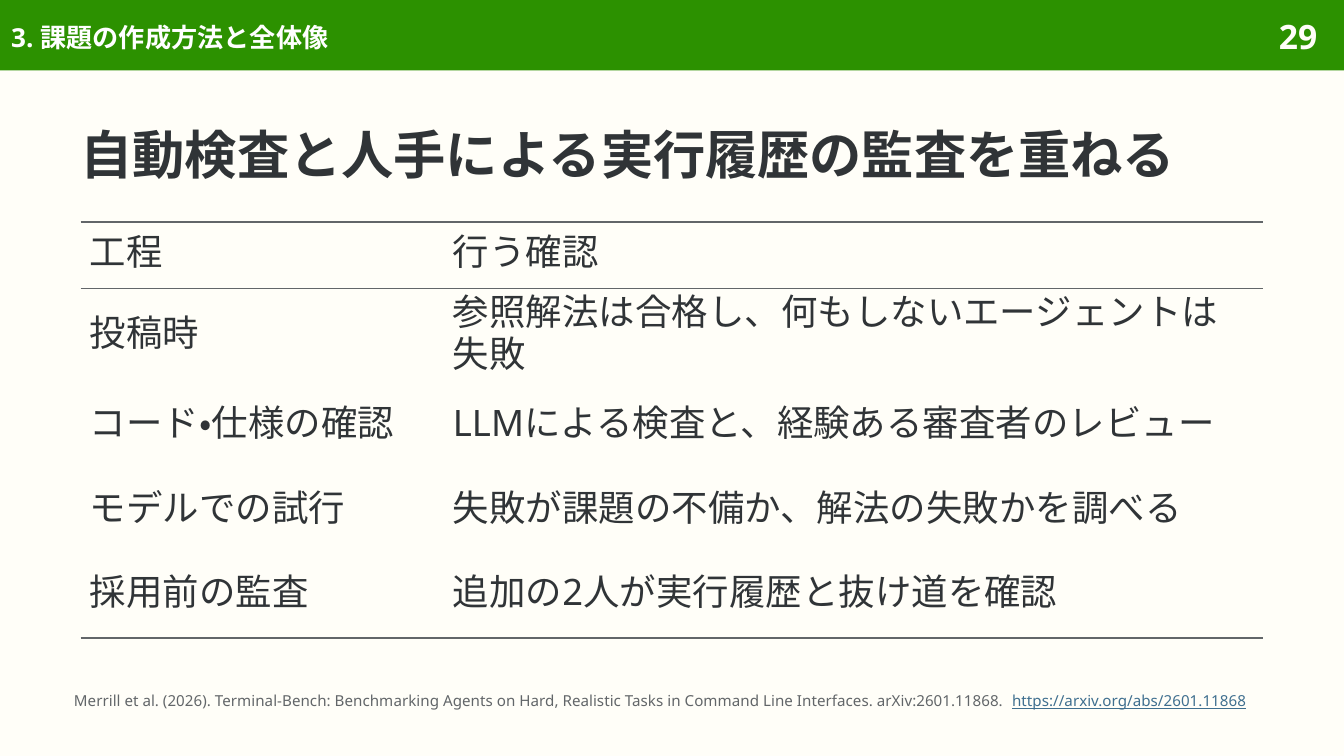
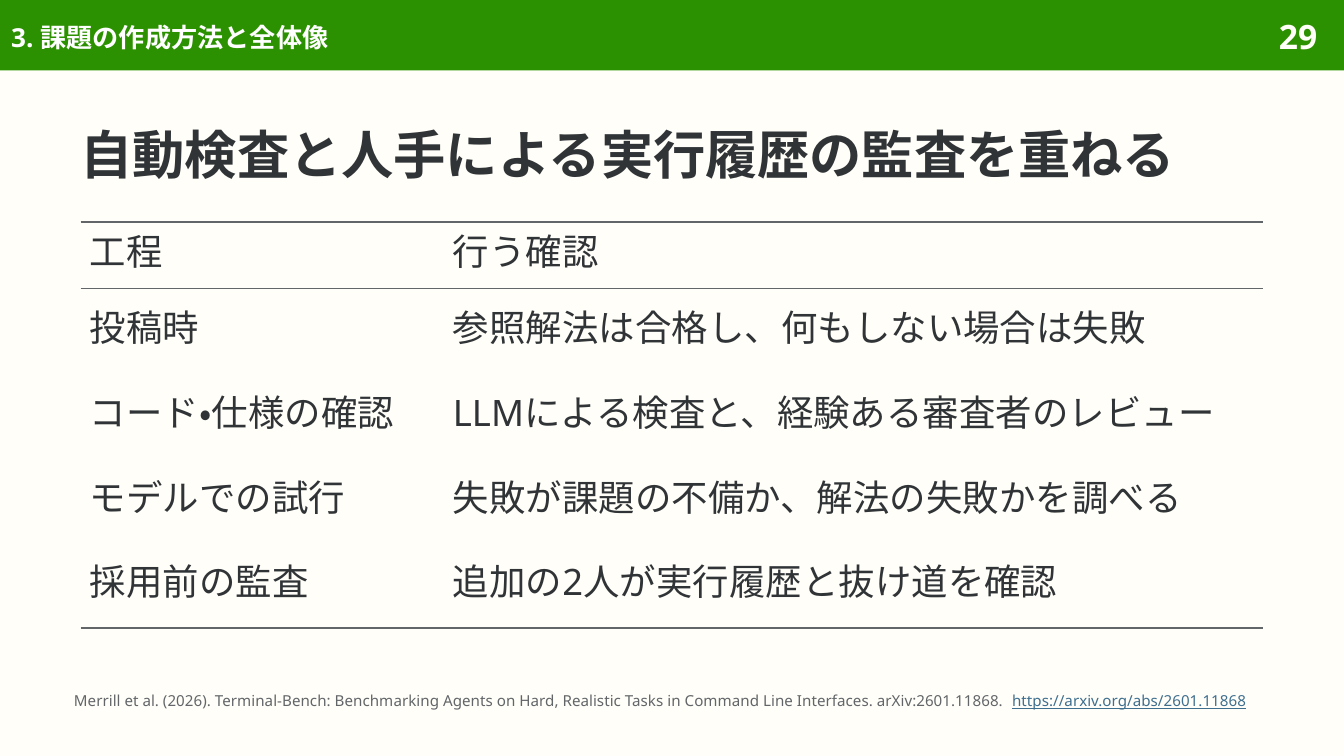
Before and after one commit to sasakiy84/datasets-in-10-minutes, a slide deck: slide 29 of slides/datasets-in-10-minutes-terminal-bench.pptx. Drawn at 1344x756 pixels with LibreOffice and Linux fonts; fonts in the diff are those of the drawing. Boxes give left, top, right and bottom in pixels: in the first picture for what was removed or moved away, otherwise in the second. Text is boxed around its words. In the diff, an @@ line names an element or a change of style, - is before the commit and + after.

```diff
--- a/slides/datasets-in-10-minutes-terminal-bench.pptx
+++ b/slides/datasets-in-10-minutes-terminal-bench.pptx
@@ table at box(81, 222, 1263, 628) @@
-row 2, column 2: 参照解法は合格し、何もしないエージェントは失敗
+row 2, column 2: 参照解法は合格し、何もしない場合は失敗
```
Also in this commit, not shown: 5 other slides changed, 8 other files.
